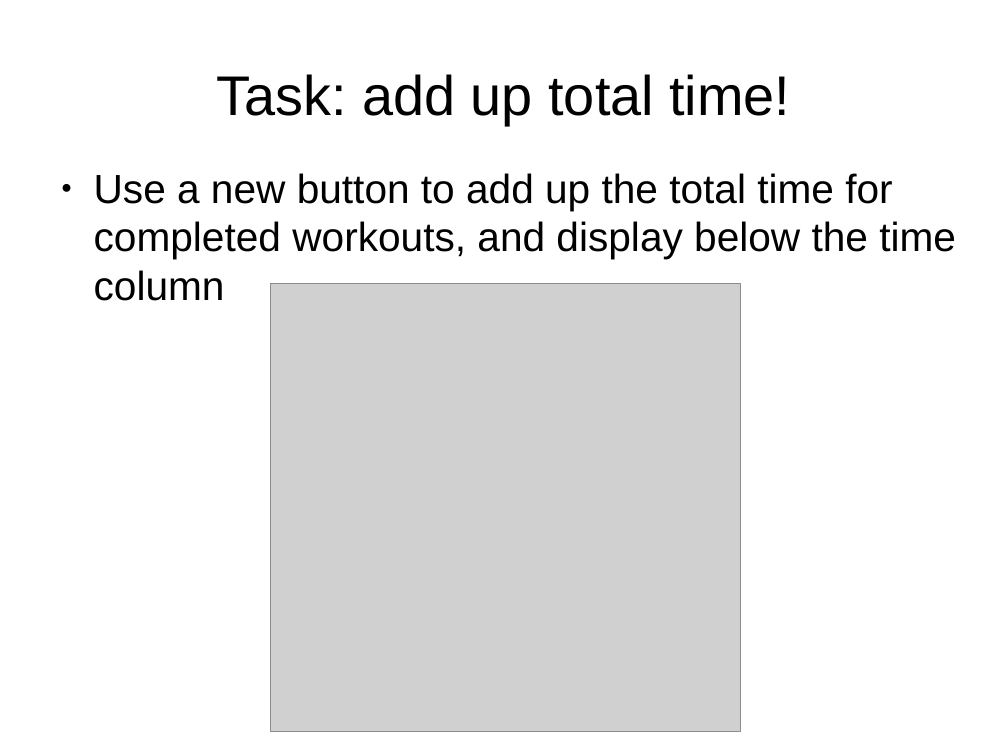
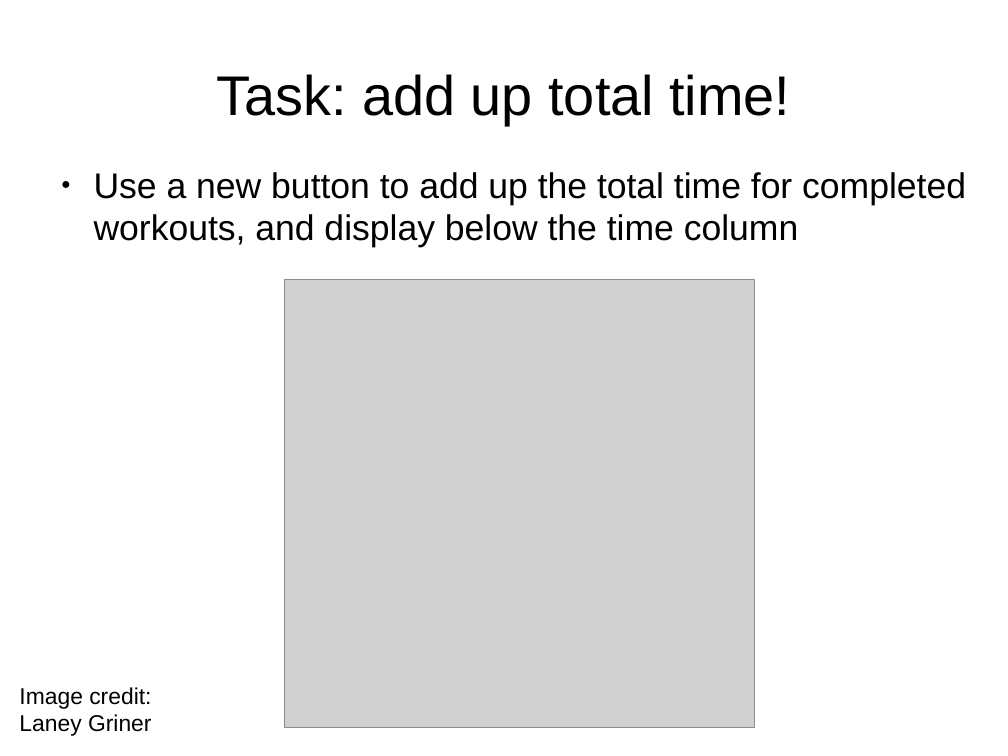
Before and after one commit to adasilva/intro_kivy, a slide deck: slide 28 of intro_kivy.odp. Drawn at 1008x756 pixels with LibreOffice and Linux fonts; fonts in the diff are those of the drawing; grey boxes stand for pictures. Boxes give left, top, right and bottom in pixels: in the first picture for what was removed or moved away, otherwise in the second. Text is boxed around its words. In the diff, an @@ line names an element or a change of style, - is before the commit and + after.

Commit message:
slide formatting, image info

```diff
--- a/intro_kivy.odp
+++ b/intro_kivy.odp
@@ text "Use a new button to ..." at <box>94,172,966,248</box>: size 32 to 28 pt @@
@@ picture: place and size @@
-picture at <box>270,284,741,732</box>
+picture at <box>284,280,756,728</box>
@@ text added at <box>19,687,151,736</box>, 18 pt, text #000000 @@
+Image credit:
+Laney Griner
```
Also in this commit, not shown: 22 other slides changed.
